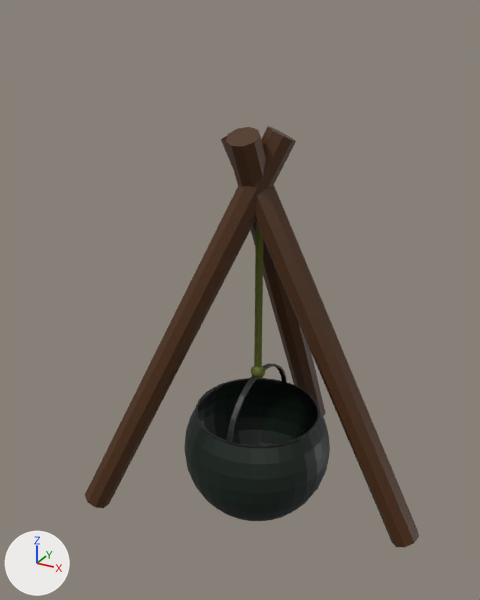
Two versions of the Blender file bootcamp/week_2/day_3/Cooking Pot.blend, one commit apart.
Rendered twice from a 50 mm camera at (3.7, 5.78, 6.25) aimed at (-0.79, 13.94, 2.17). Arrows for +X, +Y and +Z are at lower left; the lights stay in place.
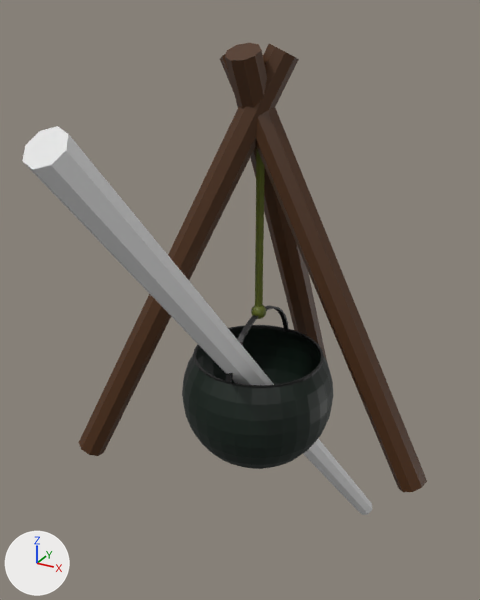
Pixel boxes (x1, y1, x2, y2) of what changed, in the pictures (480 x 600 px):
```json
{"object": "Cylinder", "change": "moved", "before": [85, 126, 419, 547], "after": [79, 43, 427, 492]}
{"object": "Sphere", "change": "moved", "before": [184, 224, 330, 521], "after": [182, 148, 333, 469]}
{"object": "Cylinder.002", "change": "added", "after": [22, 126, 372, 515]}
```

Edits to the scene script, one JSON object a line:
```json
{"op": "add", "block": "me_cylinder", "code": ["me_cylinder = bpy.data.meshes.new('Cylinder')", "me_cylinder.from_pydata(...)  # an 8-sided cylinder along z spanning x -1.0..1.0, y -1.0..1.0, z -1.0..1.0"]}
{"op": "set", "path": "ob_sphere.location", "old": "(0.22, 12.58, 0.72)", "new": "(0.22, 12.58, 1.58)"}
{"op": "set", "path": "ob_cylinder.location", "old": "(0.22, 12.48, 4.03)", "new": "(0.22, 12.48, 4.89)"}
{"op": "add", "block": "ob_cylinder_002", "code": ["ob_cylinder_002 = bpy.data.objects.new('Cylinder.002', me_cylinder)", "ob_cylinder_002.location = (0.22, 13.78, 0.32)", "ob_cylinder_002.rotation_euler = (0.732, 0.0, 0.0)  # degrees (42, 0, 0)", "ob_cylinder_002.scale = (-0.192, -0.192, 6.76)"]}
```
